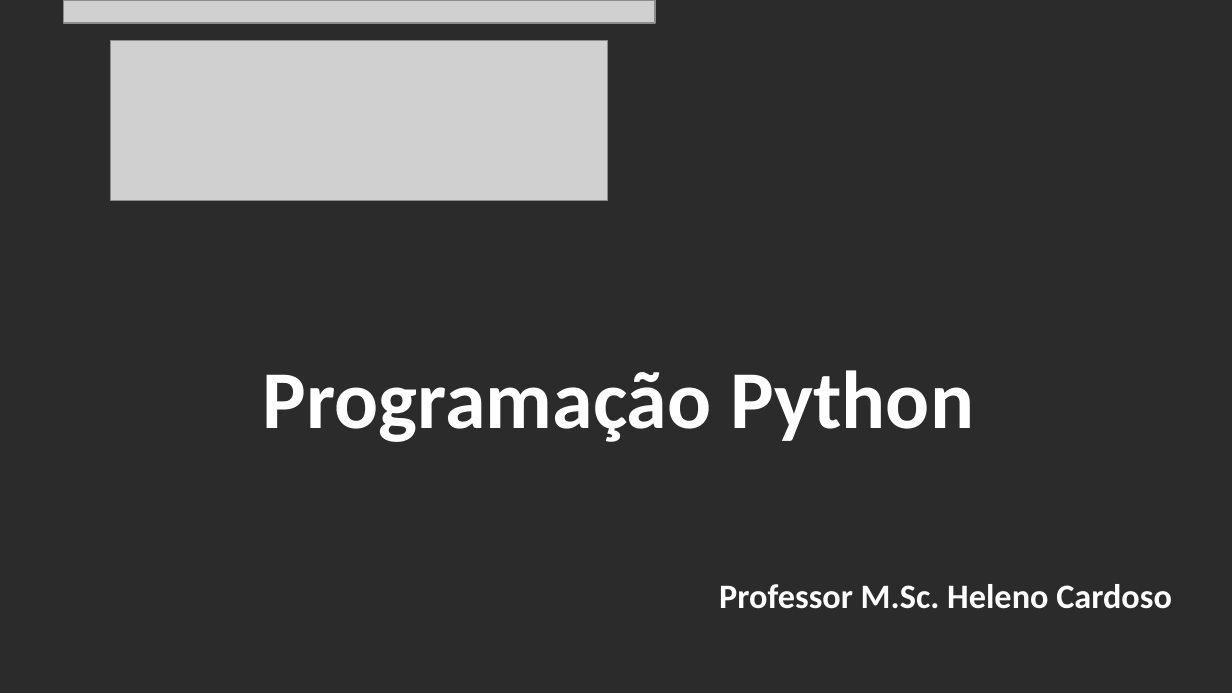
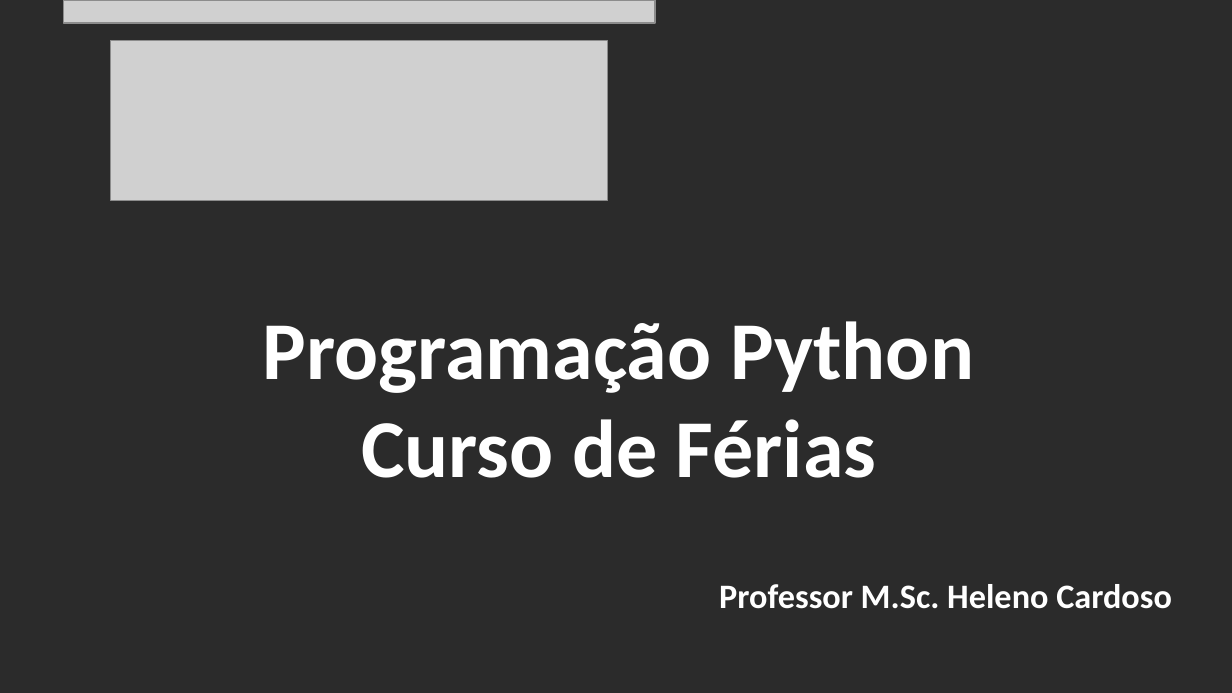
Before and after one commit to CloudEducationBrazil/WydenUniRuyPythonRAD, a slide deck: slide 42 of 01 Classes/Curso de Férias Programação Python - 04Jul2022.pptx. Drawn at 1232x693 pixels with LibreOffice and Linux fonts; fonts in the diff are those of the drawing; grey boxes stand for pictures; background and template pictures are left out; a plain dark background stands for a picture behind light text. Boxes give left, top, right and bottom in pixels: in the first picture for what was removed or moved away, otherwise in the second. Text is boxed around its words. In the diff, an @@ line names an element or a change of style, - is before the commit and + after.

Commit message:
commit ppt RAD Python atualização 26082022

```diff
--- a/01 Classes/Curso de Férias Programação Python - 04Jul2022.pptx
+++ b/01 Classes/Curso de Férias Programação Python - 04Jul2022.pptx
@@ title at box(263, 321, 974, 478): text changed @@
-Programação Python
+Programação Python
+Curso de Férias
```
Also in this commit, not shown: 1 other slide changed, 28 other files.
